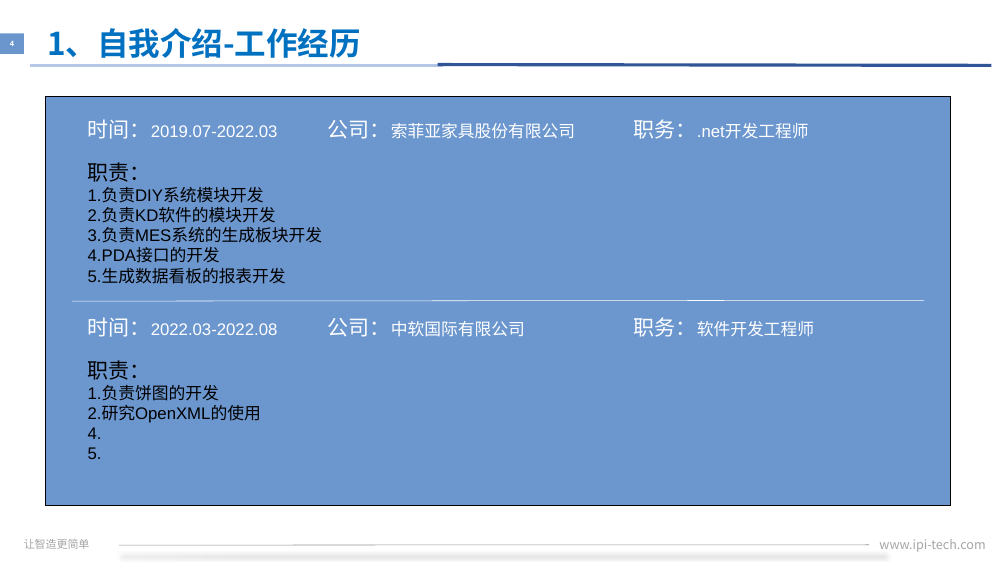
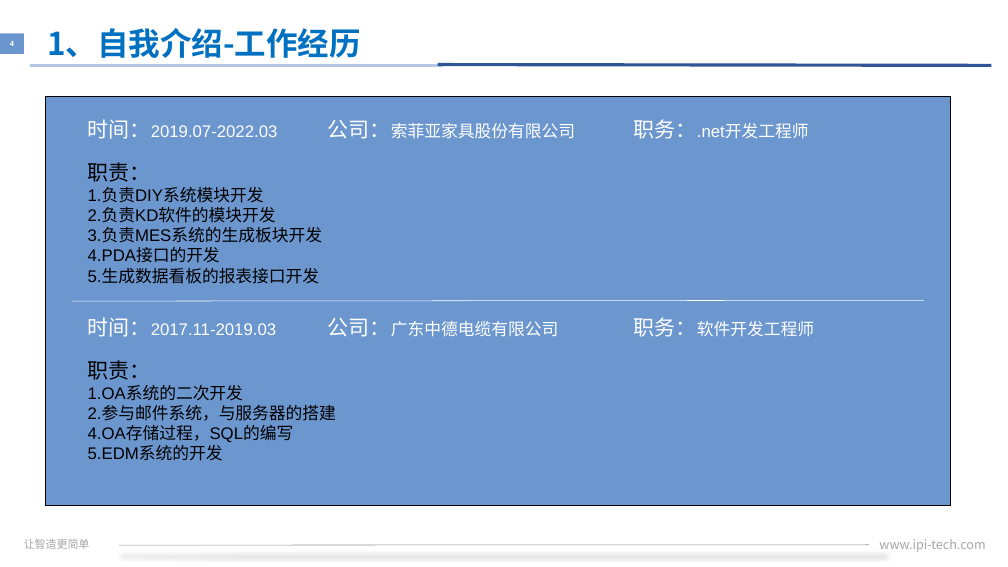
Before and after one commit to xiaozixiang/DocMent, a slide deck: slide 4 of IPI-HR-30-07A转正述职报告.pptx. Drawn at 1008x567 pixels with LibreOffice and Linux fonts; fonts in the diff are those of the drawing; background and template pictures are left out. Boxes give left, top, right and bottom in pixels: in the first picture for what was removed or moved away, otherwise in the second. Text is boxed around its words. In the diff, an @@ line names an element or a change of style, - is before the commit and + after.

```diff
--- a/IPI-HR-30-07A转正述职报告.pptx
+++ b/IPI-HR-30-07A转正述职报告.pptx
@@ text at (x1=88, y1=268, x2=320, y2=284): text changed @@
-5.生成数据看板的报表开发
+5.生成数据看板的报表接口开发
@@ text at (x1=88, y1=317, x2=276, y2=337): text changed @@
-时间：2022.03-2022.08
+时间：2017.11-2019.03
@@ text at (x1=328, y1=318, x2=558, y2=337): text changed @@
-公司：中软国际有限公司
+公司：广东中德电缆有限公司
@@ text at (x1=88, y1=385, x2=336, y2=461): text changed @@
-1.负责饼图的开发
-2.研究OpenXML的使用
-4.
-5.
+1.OA系统的二次开发
+2.参与邮件系统，与服务器的搭建
+4.OA存储过程，SQL的编写
+5.EDM系统的开发
```
Also in this commit, not shown: 14 other slides changed, 4 slides added, 3 slides removed.
